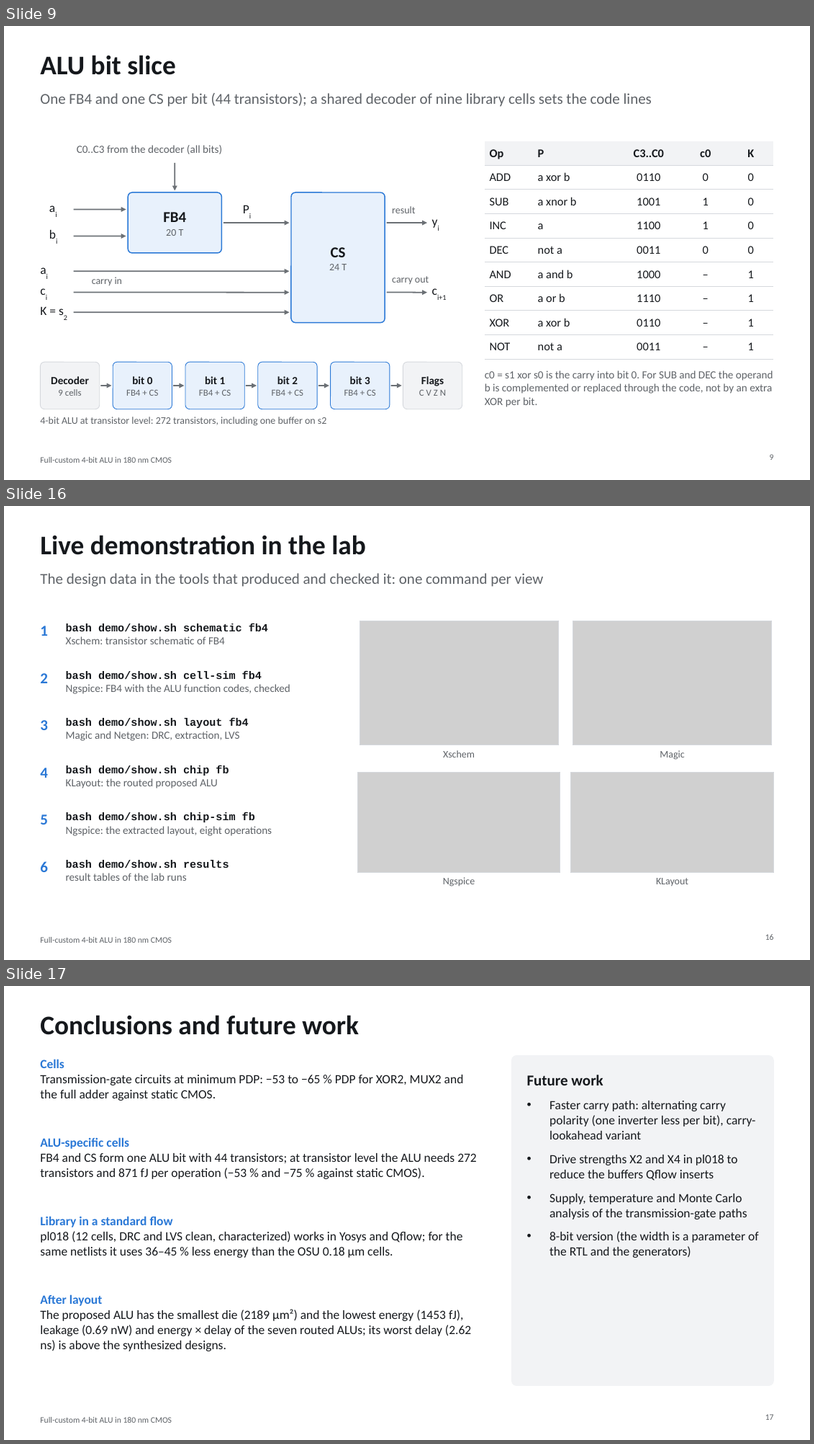
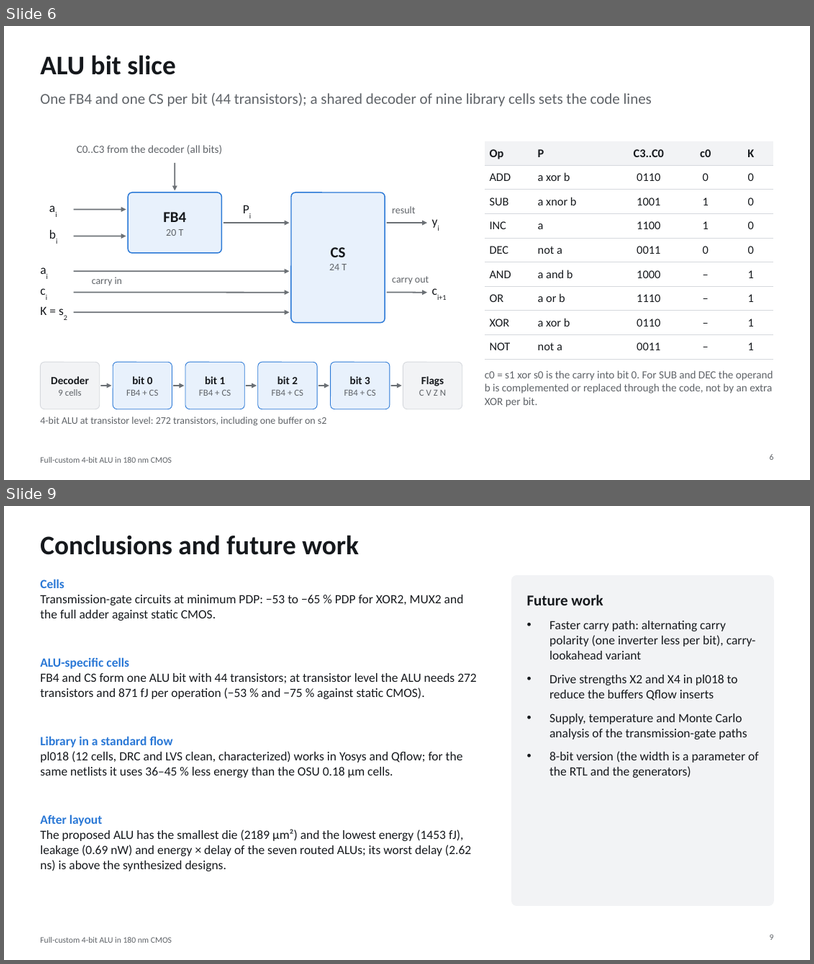
Before and after one commit to manshukgarg/alu-fullcustom-180nm, a slide deck: docs/presentation/ALU4_180nm_presentation.pptx. Shown one above the other, each under a label of ours: slides 9, 16 and 17 before the commit, slides 6 and 9 after it; the slides between them are not shown. The pictures are 814x1444 and 814x964 pixels, drawn with LibreOffice and Linux fonts; fonts in the diff are those of the drawing; grey boxes stand for pictures. Boxes give left, top, right and bottom in pixels: in the first picture for what was removed or moved away, otherwise in the second. Text is boxed around its words. In the diff, an @@ line names an element or a change of style, - is before the commit and + after.

```diff
--- a/docs/presentation/ALU4_180nm_presentation.pptx
+++ b/docs/presentation/ALU4_180nm_presentation.pptx
@@ slide 16 removed at box(4, 506, 810, 960), background #FFFFFF; not listed: 1 template element that a slide beside it also shows @@
@@ title removed at box(40, 535, 366, 555) @@
-Live demonstration in the lab
@@ text removed at box(40, 573, 544, 587) @@
-The design data in the tools that produced and checked it: one command per view
@@ text removed at box(40, 626, 48, 636) @@
-1
@@ text removed at box(66, 623, 268, 644) @@
-bash demo/show.sh schematic fb4
-Xschem: transistor schematic of FB4
@@ picture removed at box(360, 621, 558, 745) @@
@@ rectangle removed at box(360, 621, 558, 745) @@
@@ picture removed at box(574, 621, 772, 745) @@
@@ rectangle removed at box(574, 621, 772, 745) @@
@@ text removed at box(40, 673, 48, 683) @@
-2
@@ text removed at box(66, 671, 291, 694) @@
-bash demo/show.sh cell-sim fb4
-Ngspice: FB4 with the ALU function codes, checked
@@ text removed at box(40, 720, 48, 730) @@
-3
@@ text removed at box(66, 718, 249, 741) @@
-bash demo/show.sh layout fb4
-Magic and Netgen: DRC, extraction, LVS
@@ text removed at box(443, 750, 475, 757) @@
-Xschem
@@ text removed at box(660, 750, 684, 759) @@
-Magic
@@ text removed at box(40, 767, 48, 777) @@
-4
@@ text removed at box(66, 765, 229, 788) @@
-bash demo/show.sh chip fb
-KLayout: the routed proposed ALU
@@ picture removed at box(358, 772, 561, 872) @@
@@ rectangle removed at box(358, 772, 561, 872) @@
@@ picture removed at box(571, 772, 774, 872) @@
@@ rectangle removed at box(571, 772, 774, 872) @@
@@ text removed at box(40, 814, 48, 824) @@
-5
@@ text removed at box(66, 812, 272, 836) @@
-bash demo/show.sh chip-sim fb
-Ngspice: the extracted layout, eight operations
@@ text removed at box(40, 861, 48, 872) @@
-6
@@ text removed at box(66, 860, 229, 880) @@
-bash demo/show.sh results
-result tables of the lab runs
@@ text removed at box(443, 877, 475, 886) @@
-Ngspice
@@ text removed at box(656, 878, 689, 885) @@
-KLayout
@@ page number removed at box(766, 934, 774, 939) @@
-16
@@ what was slide 9 is now slide 6 @@
@@ page number at box(770, 454, 774, 459): text changed @@
-9
+6
@@ what was slide 17 is now slide 9 @@
@@ page number at box(770, 934, 774, 939): text changed @@
-17
+9
```
Also in this commit, not shown: 3 slides changed, 2 slides added, 12 other slides removed, 1 other file.
